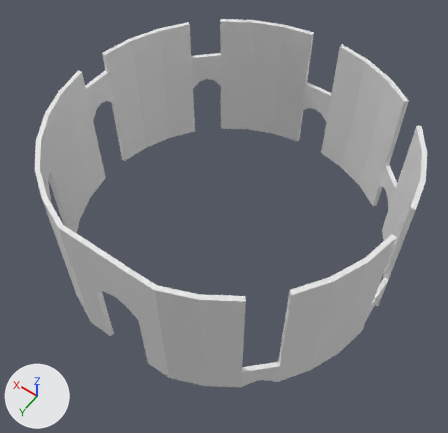
Before and after pictures for a commit that changed the FBX model Assets/models/fbx/template_small_tower_facade1.fbx.
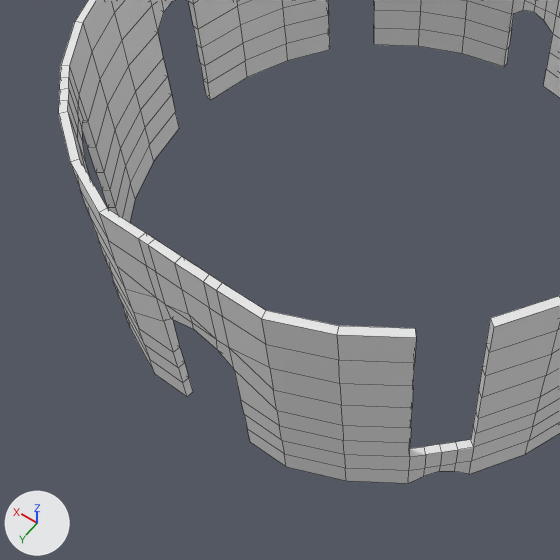
Each version is shown whole from a 50 mm camera at (-8.94, 5.22, 21.28) aimed at (-0.4, -6.73, 2.5), then close up on the part from 0% to 74% of the width and 24% to 100% of the height. The axes (+X, +Y, +Z) are drawn at lower left. The lights are the same throughout. The close-ups show mesh edges as thin lines. Where no turn or scale is listed for an object, it has been applied to the vertices.

Names of what the first close-up shows: 'template_small_tower_facade1'.
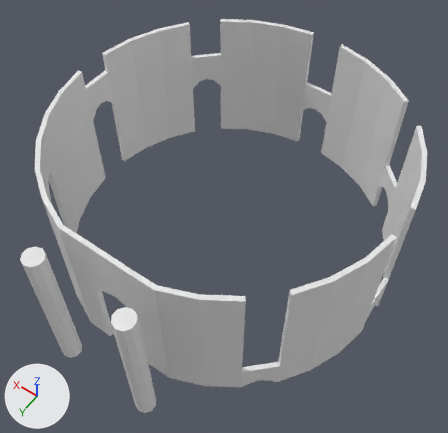
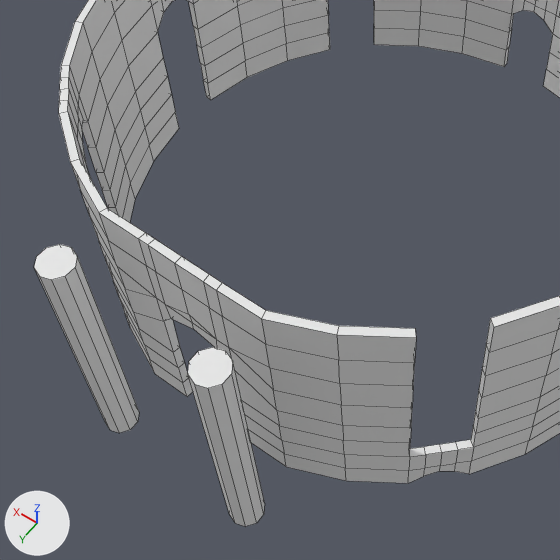
Pixel boxes (x1, y1, x2, y2) of what changed, in the close-ups (560 x 560 px):
'template_small_tower_facade1', reshaped: before (59, 0, 560, 483); after (34, 0, 560, 527)
part 1 of me_template_small_tower_facade1_mesh, added: after (34, 244, 139, 433)
part 2 of me_template_small_tower_facade1_mesh, added: after (188, 347, 265, 527)

What the commit changed:
me_template_small_tower_facade1_mesh has 720 vertices, 722 faces and spans x -6.73..6.74, y -14.43..-1.19, z -0.18..5.92.
me_template_small_tower_facade1_mesh is used by ob_template_small_tower_facade1; location (0.0, 0.0, 0.0).
me_template_small_tower_facade1_mesh part 1: a new loose piece, a 10-sided cylinder along z spanning x 1.44..2.16, y -0.38..0.38, z -0.18..5.92.
me_template_small_tower_facade1_mesh part 2: a new loose piece, a 10-sided cylinder along z spanning x -2.16..-1.44, y -0.38..0.38, z -0.18..5.92.
